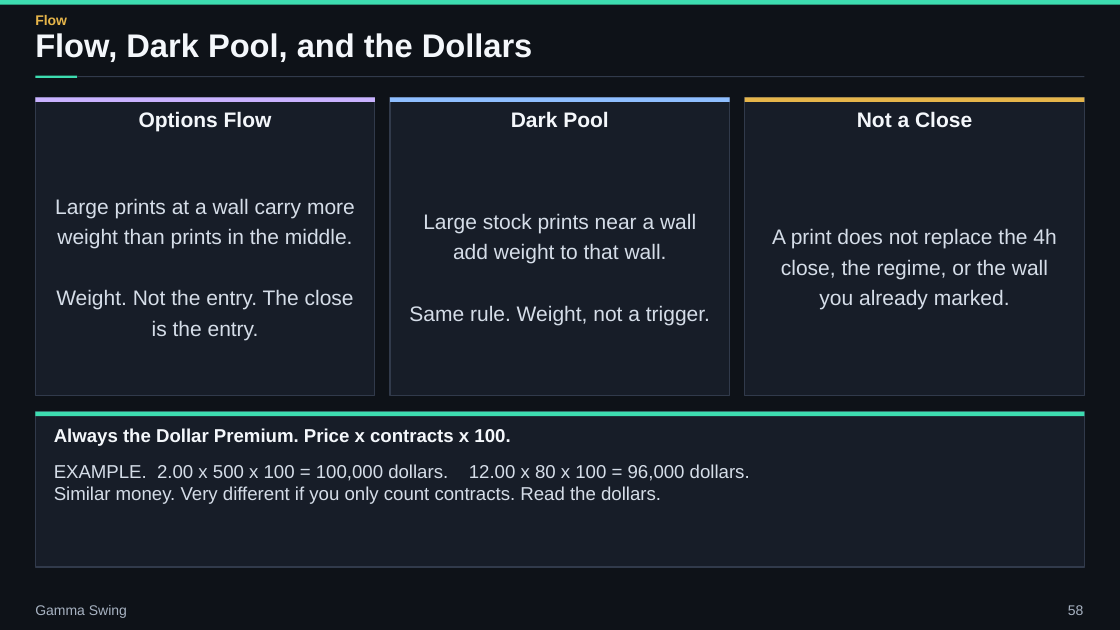
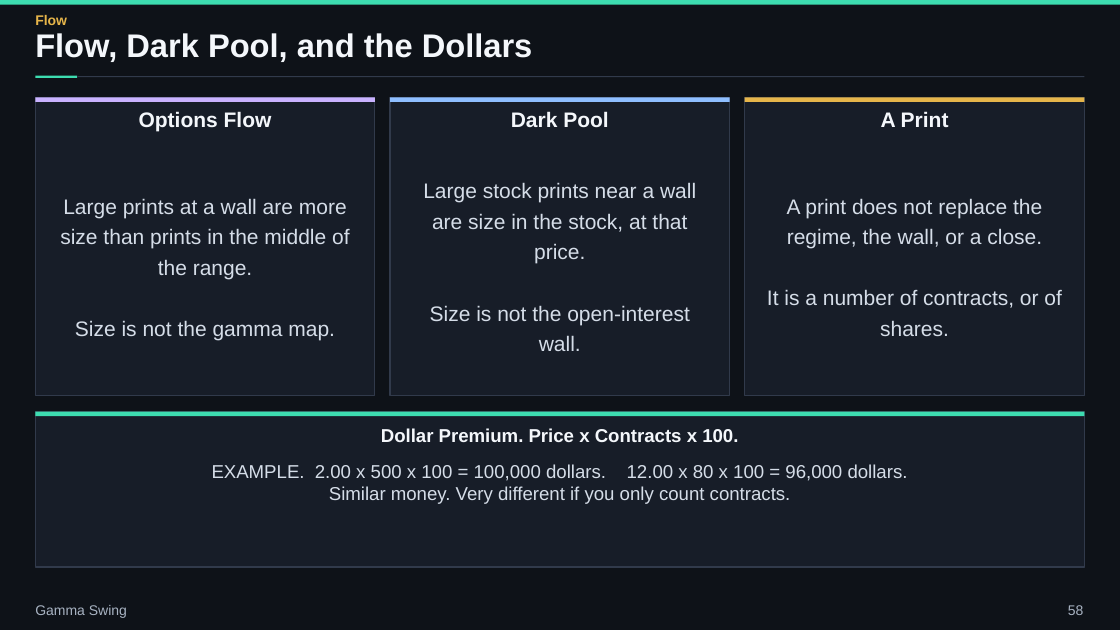
Before and after one commit to ArazMedia/Planner-Brain, a slide deck: slide 58 of decks/gamma-swing/gamma_swing.pptx. Drawn at 1120x630 pixels with LibreOffice and Linux fonts; fonts in the diff are those of the drawing. Boxes give left, top, right and bottom in pixels: in the first picture for what was removed or moved away, otherwise in the second. Text is boxed around its words. In the diff, an @@ line names an element or a change of style, - is before the commit and + after.

```diff
--- a/decks/gamma-swing/gamma_swing.pptx
+++ b/decks/gamma-swing/gamma_swing.pptx
@@ text at (881,111,949,127): text changed @@
-Not a Close
+A Print
@@ text at (60,198,349,341): text changed @@
-Large prints at a wall carry more weight than prints in the middle.
-Weight. Not the entry. The close is the entry.
+Large prints at a wall are more size than prints in the middle of the range.
+Size is not the gamma map.
@@ text at (423,182,696,351): text changed @@
-Large stock prints near a wall add weight to that wall.
-Same rule. Weight, not a trigger.
+Large stock prints near a wall are size in the stock, at that price.
+Size is not the open-interest wall.
@@ text at (767,198,1061,336): text changed @@
-A print does not replace the 4h close, the regime, or the wall you already marked.
+A print does not replace the regime, the wall, or a close.
+It is a number of contracts, or of shares.
@@ text at (381,428,738,442): text changed @@
-Always the Dollar Premium. Price x contracts x 100.
+Dollar Premium. Price x Contracts x 100.
@@ text at (212,464,908,481): alignment left to centre @@
@@ text at (329,486,791,504): text changed @@
-Similar money. Very different if you only count contracts. Read the dollars.
+Similar money. Very different if you only count contracts.
```
Also in this commit, not shown: 33 other slides changed, 12 slides added, 12 slides removed, 47 other files.
